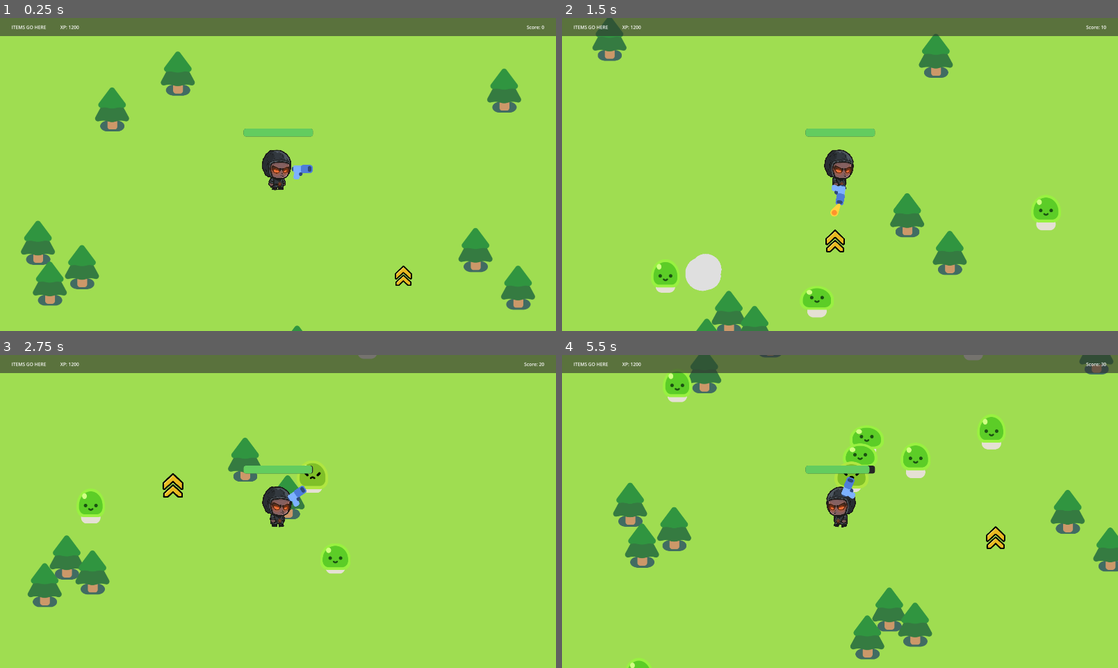
Above: before the commit, frames 1-4 (two rows, left to right).
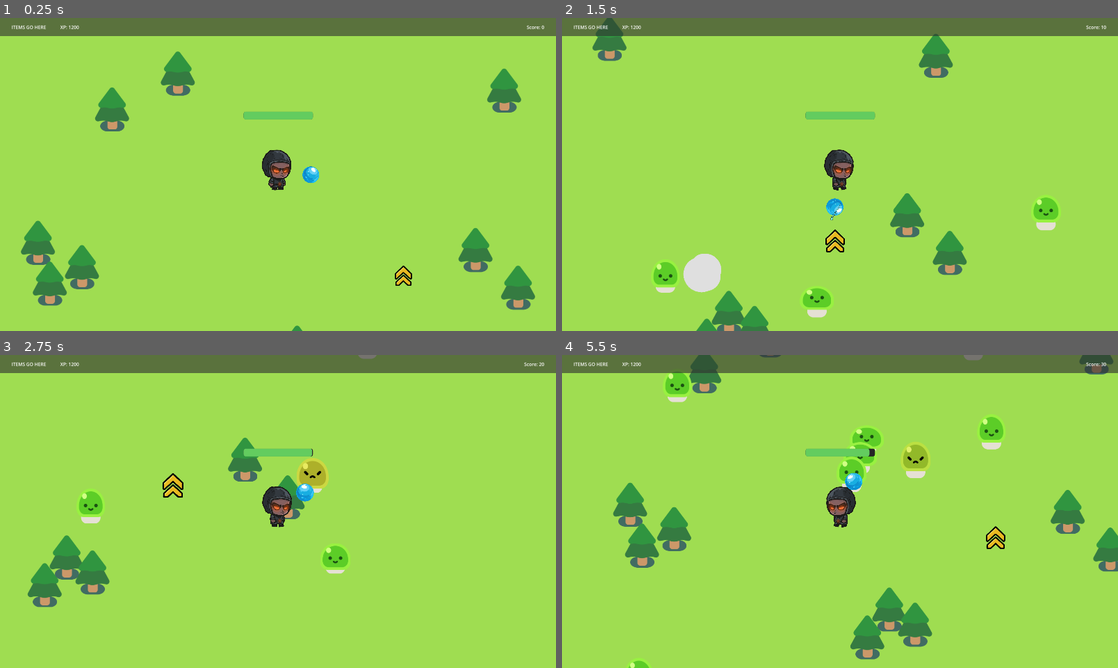
Above: after the commit, the same moments.

Repository: James-Christensen/survivors
Game: Godot game, scene res://Scenes/survivors_game.tscn
Same seed, same stepped clock (60 frames per second), same inputs: the game is played once before the commit and once after it.
Inputs:
- Up to frame 1 (0.25 s): no input
- Up to frame 2 (1.5 s): hold D (move_right) 0.53-1.28 s; hold S (move_down) from 1.28 s (still down)
- Up to frame 3 (2.75 s): release S (move_down) at 2.03 s; hold D (move_right) from 2.03 s (still down)
- Up to frame 4 (5.5 s): release D (move_right) at 2.78 s; hold W (move_up) 2.78-3.53 s; hold A (move_left) 3.53-5.03 s; hold S (move_down) from 5.03 s (still down)

The runs differ from the first frame. In frame 1, 0.9% of the frame differs, in the area x 43-58%, y 30-53%; in frame 2, 1.0%; in frame 3, 1.2%; in frame 4, 1.4%, in the area x 43-67%, y 27-46%.

Commit message:
Bolt animation and blue orb

Diff:
--- /dev/null
+++ b/2d-project-start/Scenes/player/bolt.tscn
@@ -0,0 +1,26 @@
+[gd_scene load_steps=4 format=3 uid="uid://d3r16egbfjc8l"]
+
+[ext_resource type="Script" uid="uid://dqr8mtpl37wx1" path="res://Scenes/player/bullet.gd" id="1_7wmok"]
+[ext_resource type="Texture2D" uid="uid://egjnpwu8hguo" path="res://pistol/blueBolt.png" id="2_7wmok"]
+
+[sub_resource type="CircleShape2D" id="CircleShape2D_1meno"]
+radius = 18.1108
+
+[node name="Bullet" type="Area2D"]
+top_level = true
+position = Vector2(0, -2)
+collision_layer = 3
+collision_mask = 3
+script = ExtResource("1_7wmok")
+
+[node name="Projectile" type="Sprite2D" parent="."]
+position = Vector2(-89, -46)
+rotation = -1.18505
+texture = ExtResource("2_7wmok")
+
+[node name="CollisionShape2D" type="CollisionShape2D" parent="."]
+position = Vector2(10, 5)
+rotation = 0.130061
+shape = SubResource("CircleShape2D_1meno")
+
+[connection signal="body_entered" from="." to="." method="_on_body_entered"]
--- a/2d-project-start/Scenes/player/dark_oracle.tscn
+++ b/2d-project-start/Scenes/player/dark_oracle.tscn
@@ -6,7 +6,6 @@
 [ext_resource type="Texture2D" uid="uid://dni0wn3dk8vl6" path="res://characters/basic_human/Unarmed_Walk_full.png" id="4_4d10h"]
 [ext_resource type="Texture2D" uid="uid://cwcwmcucnbvw0" path="res://characters/dark_oracle/Idle/0_Dark_Oracle_Idle_001.png" id="4_5fepa"]
 [ext_resource type="Texture2D" uid="uid://ci83qk8o2tf70" path="res://characters/dark_oracle/Idle/0_Dark_Oracle_Idle_002.png" id="5_4nmkj"]
-[ext_resource type="PackedScene" uid="uid://cphcr81upg72i" path="res://Scenes/player/gun.tscn" id="5_52q5l"]
 [ext_resource type="Texture2D" uid="uid://b0sjj7benwjce" path="res://characters/dark_oracle/Idle/0_Dark_Oracle_Idle_003.png" id="6_q8ghi"]
 [ext_resource type="Texture2D" uid="uid://bhmv3fp3u7nvo" path="res://characters/dark_oracle/Idle/0_Dark_Oracle_Idle_004.png" id="7_osa4a"]
 [ext_resource type="Texture2D" uid="uid://cxrnvyw0s73ks" path="res://characters/dark_oracle/Idle/0_Dark_Oracle_Idle_005.png" id="8_eu52p"]
@@ -46,6 +45,7 @@
 [ext_resource type="Texture2D" uid="uid://brbqyhbldm2g2" path="res://characters/dark_oracle/Walking/0_Dark_Oracle_Walking_021.png" id="43_552ty"]
 [ext_resource type="Texture2D" uid="uid://deqjhpe4dp4ap" path="res://characters/dark_oracle/Walking/0_Dark_Oracle_Walking_022.png" id="44_5csmc"]
 [ext_resource type="Texture2D" uid="uid://dynrfndoriri8" path="res://characters/dark_oracle/Walking/0_Dark_Oracle_Walking_023.png" id="45_ikps0"]
+[ext_resource type="PackedScene" uid="uid://b4l846ymhal1x" path="res://Scenes/player/orb.tscn" id="46_2pkbs"]
 
 [sub_resource type="CircleShape2D" id="CircleShape2D_kpj7a"]
 radius = 7.07107
@@ -371,8 +371,7 @@
 
 [node name="Camera2D" type="Camera2D" parent="."]
 
-[node name="Gun" parent="." instance=ExtResource("5_52q5l")]
-position = Vector2(6, -8)
+[node name="Orb" parent="." instance=ExtResource("46_2pkbs")]
 
 [node name="HurtBox" type="Area2D" parent="."]
 unique_name_in_owner = true
@@ -386,9 +385,9 @@
 [node name="ProgressBar" type="ProgressBar" parent="."]
 unique_name_in_owner = true
 offset_left = -119.0
-offset_top = -158.0
+offset_top = -217.0
 offset_right = 121.0
-offset_bottom = -131.0
+offset_bottom = -190.0
 theme_override_styles/background = SubResource("StyleBoxFlat_tprx1")
 theme_override_styles/fill = SubResource("StyleBoxFlat_ffnah")
 value = 100.0
--- /dev/null
+++ b/2d-project-start/Scenes/player/orb.gd
@@ -0,0 +1,42 @@
+extends Area2D
+
+var target_enemy = null
+
+@onready var animation_player = %AnimationPlayer
+
+func _ready():
+	animation_player.play("default")
+
+func _process(delta):
+	var enemies_in_range = get_overlapping_bodies()
+
+	if enemies_in_range.size() > 0:
+		target_enemy = get_closest_enemy(enemies_in_range)
+		look_at(target_enemy.global_position)
+	else:
+		target_enemy = null
+
+func get_closest_enemy(enemies: Array) -> Node2D:
+	var closest_enemy = null
+	var closest_distance = INF
+
+	for enemy in enemies:
+		var distance = global_position.distance_to(enemy.global_position)
+		if distance < closest_distance:
+			closest_distance = distance
+			closest_enemy = enemy
+
+	return closest_enemy
+
+func shoot():
+	# Only shoot if we have a target
+	if target_enemy == null:
+		return
+
+	const BULLET = preload("res://Scenes/player/bolt.tscn")
+	var new_bullet = BULLET.instantiate()
+	new_bullet.global_transform = %ShootingPoint.global_transform
+	%ShootingPoint.add_child(new_bullet)
+
+func _on_timer_timeout() -> void:
+	shoot()
--- /dev/null
+++ b/2d-project-start/Scenes/player/orb.tscn
@@ -0,0 +1,134 @@
+[gd_scene load_steps=8 format=3 uid="uid://b4l846ymhal1x"]
+
+[ext_resource type="Script" uid="uid://oe3l3n1ie0r7" path="res://Scenes/player/orb.gd" id="1_63hi3"]
+[ext_resource type="Texture2D" uid="uid://c0xtpfuh044ia" path="res://assets/Orbs/blueOrb.png" id="2_kgam5"]
+
+[sub_resource type="CircleShape2D" id="CircleShape2D_nthgb"]
+radius = 987.0
+
+[sub_resource type="GDScript" id="GDScript_63hi3"]
+
+[sub_resource type="Animation" id="Animation_63hi3"]
+resource_name = "default"
+length = 5.0
+loop_mode = 1
+tracks/0/type = "value"
+tracks/0/imported = false
+tracks/0/enabled = true
+tracks/0/path = NodePath(".:scale")
+tracks/0/interp = 1
+tracks/0/loop_wrap = true
+tracks/0/keys = {
+"times": PackedFloat32Array(0.0333334, 0.925, 1.95833, 3.02, 4.05333),
+"transitions": PackedFloat32Array(1, 1, 1, 1, 1),
+"update": 0,
+"values": [Vector2(0.25, 0.25), Vector2(0.28, 0.28), Vector2(0.25, 0.25), Vector2(0.28, 0.28), Vector2(0.25, 0.25)]
+}
+tracks/1/type = "value"
+tracks/1/imported = false
+tracks/1/enabled = false
+tracks/1/path = NodePath(".:rotation")
+tracks/1/interp = 1
+tracks/1/loop_wrap = true
+tracks/1/keys = {
+"times": PackedFloat32Array(0, 5),
+"transitions": PackedFloat32Array(1, 1),
+"update": 0,
+"values": [-6.28319, 6.28319]
+}
+tracks/2/type = "value"
+tracks/2/imported = false
+tracks/2/enabled = true
+tracks/2/path = NodePath(".:position")
+tracks/2/interp = 1
+tracks/2/loop_wrap = true
+tracks/2/keys = {
+"times": PackedFloat32Array(0, 1, 1.96667, 3.06667, 4.03333, 5),
+"transitions": PackedFloat32Array(1, 1, 1, 1, 1, 1),
+"update": 0,
+"values": [Vector2(0, 2), Vector2(0, 0), Vector2(0, -1), Vector2(0, 2), Vector2(0, -2), Vector2(0, 2)]
+}
+
+[sub_resource type="Animation" id="Animation_kgam5"]
+length = 0.001
+tracks/0/type = "value"
+tracks/0/imported = false
+tracks/0/enabled = true
+tracks/0/path = NodePath(".:scale")
+tracks/0/interp = 1
+tracks/0/loop_wrap = true
+tracks/0/keys = {
+"times": PackedFloat32Array(0),
+"transitions": PackedFloat32Array(1),
+"update": 0,
+"values": [Vector2(0.25, 0.25)]
+}
+tracks/1/type = "value"
+tracks/1/imported = false
+tracks/1/enabled = true
+tracks/1/path = NodePath(".:rotation")
+tracks/1/interp = 1
+tracks/1/loop_wrap = true
+tracks/1/keys = {
+"times": PackedFloat32Array(0),
+"transitions": PackedFloat32Array(1),
+"update": 0,
+"values": [0.0]
+}
+tracks/2/type = "value"
+tracks/2/imported = false
+tracks/2/enabled = true
+tracks/2/path = NodePath(".:position")
+tracks/2/interp = 1
+tracks/2/loop_wrap = true
+tracks/2/keys = {
+"times": PackedFloat32Array(0),
+"transitions": PackedFloat32Array(1),
+"update": 0,
+"values": [Vector2(0, 0)]
+}
+
+[sub_resource type="AnimationLibrary" id="AnimationLibrary_f7mnv"]
+_data = {
+&"RESET": SubResource("Animation_kgam5"),
+&"default": SubResource("Animation_63hi3")
+}
+
+[node name="Orb" type="Area2D"]
+collision_layer = 0
+collision_mask = 2
+monitorable = false
+script = ExtResource("1_63hi3")
+
+[node name="CollisionShape2D" type="CollisionShape2D" parent="."]
+shape = SubResource("CircleShape2D_nthgb")
+
+[node name="WeaponPivot" type="Marker2D" parent="."]
+position = Vector2(110, 0)
+gizmo_extents = 47.7
+
+[node name="Orb" type="Sprite2D" parent="WeaponPivot"]
+unique_name_in_owner = true
+scale = Vector2(0.25, 0.25)
+texture = ExtResource("2_kgam5")
+offset = Vector2(16, 0)
+script = SubResource("GDScript_63hi3")
+
+[node name="ShootingPoint" type="Marker2D" parent="WeaponPivot/Orb"]
+unique_name_in_owner = true
+show_behind_parent = true
+position = Vector2(35, -11)
+gizmo_extents = 30.6
+
+[node name="AnimationPlayer" type="AnimationPlayer" parent="WeaponPivot/Orb"]
+unique_name_in_owner = true
+libraries = {
+&"": SubResource("AnimationLibrary_f7mnv")
+}
+autoplay = "default"
+
+[node name="Timer" type="Timer" parent="."]
+wait_time = 0.353
+autostart = true
+
+[connection signal="timeout" from="Timer" to="." method="_on_timer_timeout"]
Not shown, added: 2d-project-start/Scenes/player/orb.gd.uid
Binary file added: 2d-project-start/assets/Orbs/blueOrb.png
Not shown, added: 2d-project-start/assets/Orbs/blueOrb.png.import
Binary file added: 2d-project-start/assets/Orbs/greenOrb.png
Not shown, added: 2d-project-start/assets/Orbs/greenOrb.png.import
Binary file added: 2d-project-start/assets/Orbs/purpleOrb.png
Not shown, added: 2d-project-start/assets/Orbs/purpleOrb.png.import
Binary file added: 2d-project-start/pistol/blueBolt.png
Not shown, added: 2d-project-start/pistol/blueBolt.png.import
